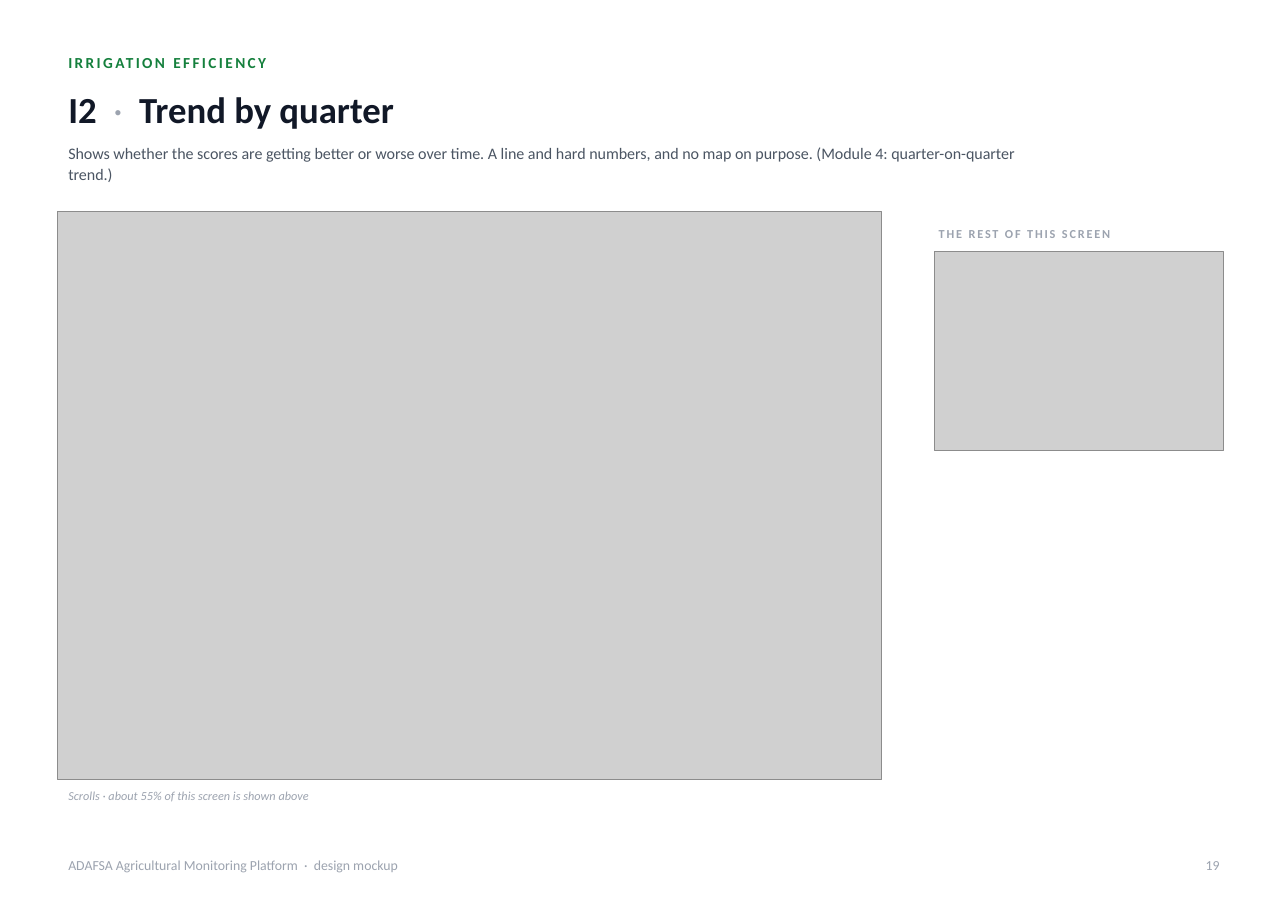
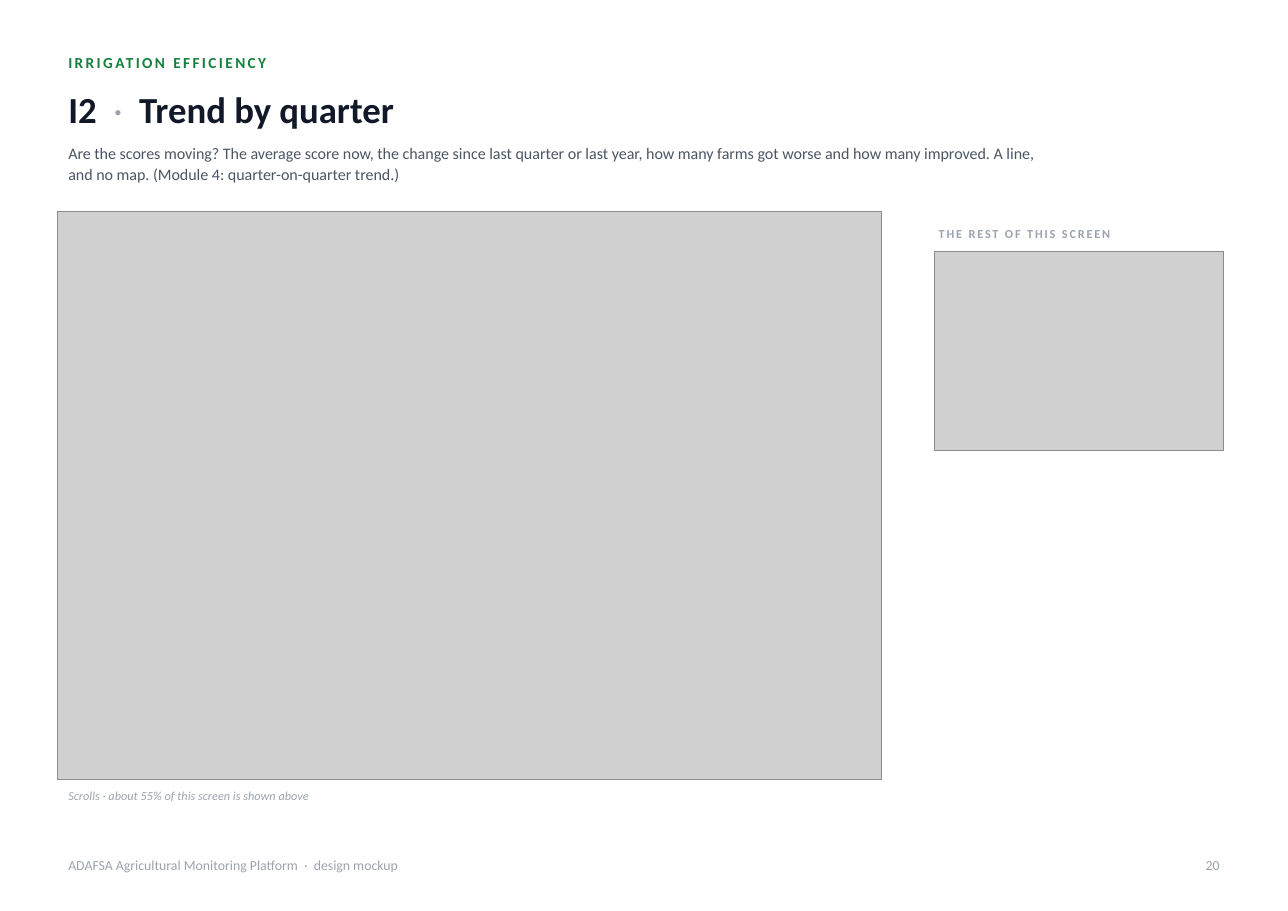
Before and after one commit to romainbigare/adafsa-mockup, a slide deck: slide 20 of docs/ADAFSA_Platform_Screens.pptx (slide 19 before the commit). Drawn at 1288x911 pixels with LibreOffice and Linux fonts; fonts in the diff are those of the drawing; grey boxes stand for pictures. Boxes give left, top, right and bottom in pixels: in the first picture for what was removed or moved away, otherwise in the second. Text is boxed around its words. In the diff, an @@ line names an element or a change of style, - is before the commit and + after.

```diff
--- a/docs/ADAFSA_Platform_Screens.pptx
+++ b/docs/ADAFSA_Platform_Screens.pptx
@@ text at <box>68,148,1034,183</box>: text changed @@
-Shows whether the scores are getting better or worse over time. A line and hard numbers, and no map on purpose. (Module 4: quarter-on-quarter trend.)
+Are the scores moving? The average score now, the change since last quarter or last year, how many farms got worse and how many improved. A line, and no map. (Module 4: quarter-on-quarter trend.)
@@ text at <box>1206,861,1220,870</box>: text changed @@
-19
+20
```
Also in this commit, not shown: 30 other slides changed, 1 slide added, 2 other files.
